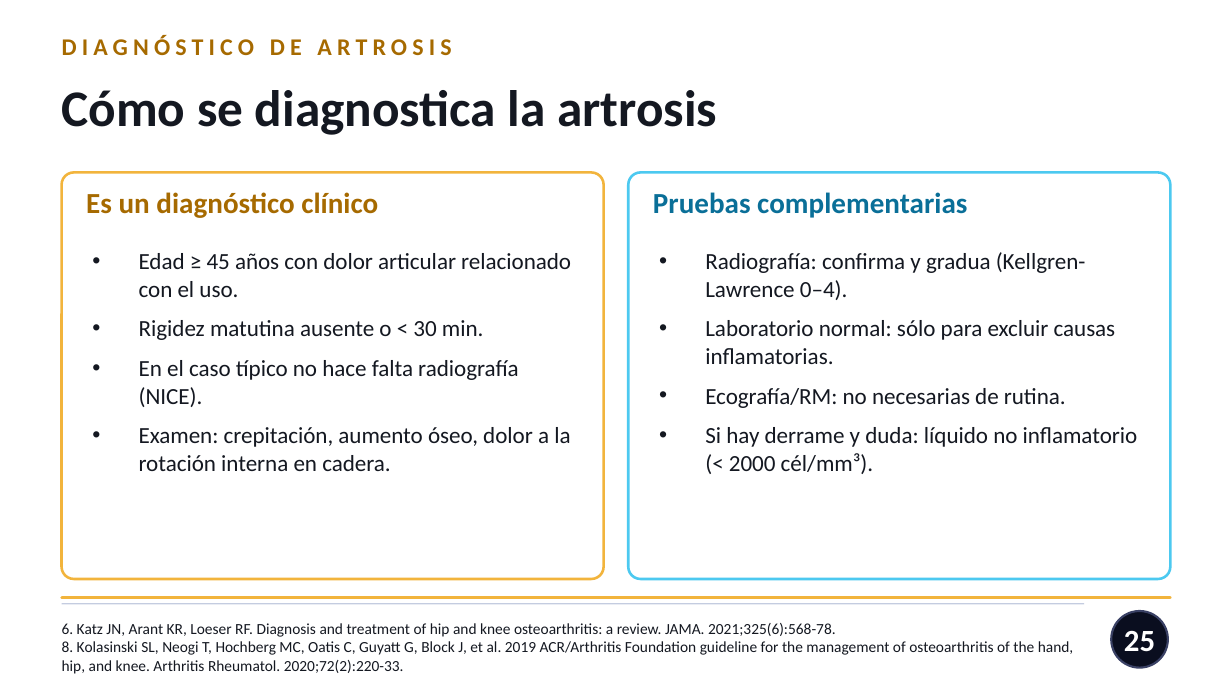
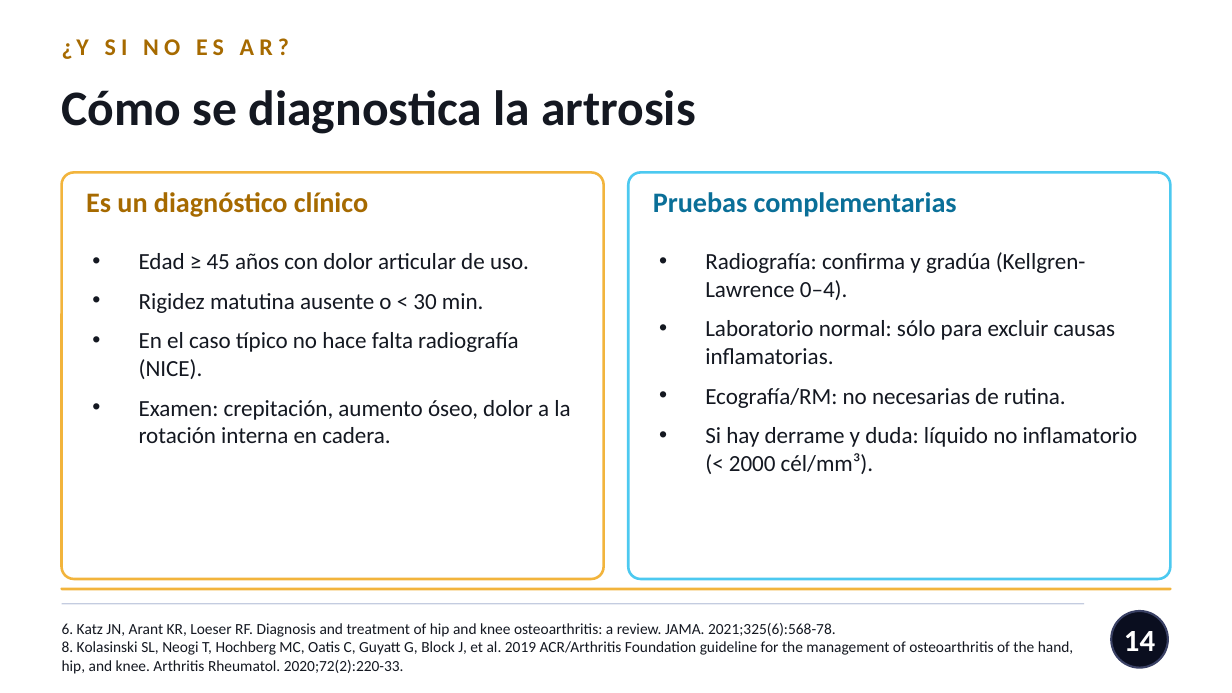
Before and after one commit to nestor120512/nes, a slide deck: slide 14 of Dx_AR_vs_artrosis.pptx (slide 25 before the commit). Drawn at 1232x693 pixels with LibreOffice and Linux fonts; fonts in the diff are those of the drawing. Boxes give left, top, right and bottom in pixels: in the first picture for what was removed or moved away, otherwise in the second. Text is boxed around its words. In the diff, an @@ line names an element or a change of style, - is before the commit and + after.

```diff
--- a/Dx_AR_vs_artrosis.pptx
+++ b/Dx_AR_vs_artrosis.pptx
@@ text at bbox=[62, 39, 224, 59]: text changed @@
-DIAGNÓSTICO DE ARTROSIS
+¿Y SI NO ES AR?
@@ text "Cómo se diagnostica la artrosis" at bbox=[62, 90, 696, 134]: size 30 to 29 pt @@
@@ text "Es un diagnóstico clínico" at bbox=[86, 192, 368, 217]: size 17 to 16.5 pt @@
@@ text "Pruebas complementarias" at bbox=[653, 192, 957, 217]: size 17 to 16.5 pt @@
@@ text at bbox=[139, 253, 529, 269]: text changed @@
-• Edad ≥ 45 años con dolor articular relacionado con el uso.
+• Edad ≥ 45 años con dolor articular de uso.
@@ text at bbox=[705, 252, 1086, 300]: text changed @@
-• Radiografía: confirma y gradua (Kellgren-Lawrence 0–4).
+• Radiografía: confirma y gradúa (Kellgren-Lawrence 0–4).
@@ rounded rectangle: place and size @@
-rounded rectangle at bbox=[62, 598, 1170, 598]
+rounded rectangle at bbox=[62, 589, 1170, 589]
@@ page number at bbox=[1124, 631, 1155, 651]: text changed @@
-25
+14
```
Also in this commit, not shown: 20 other slides changed, 1 slide added, 14 slides removed.
